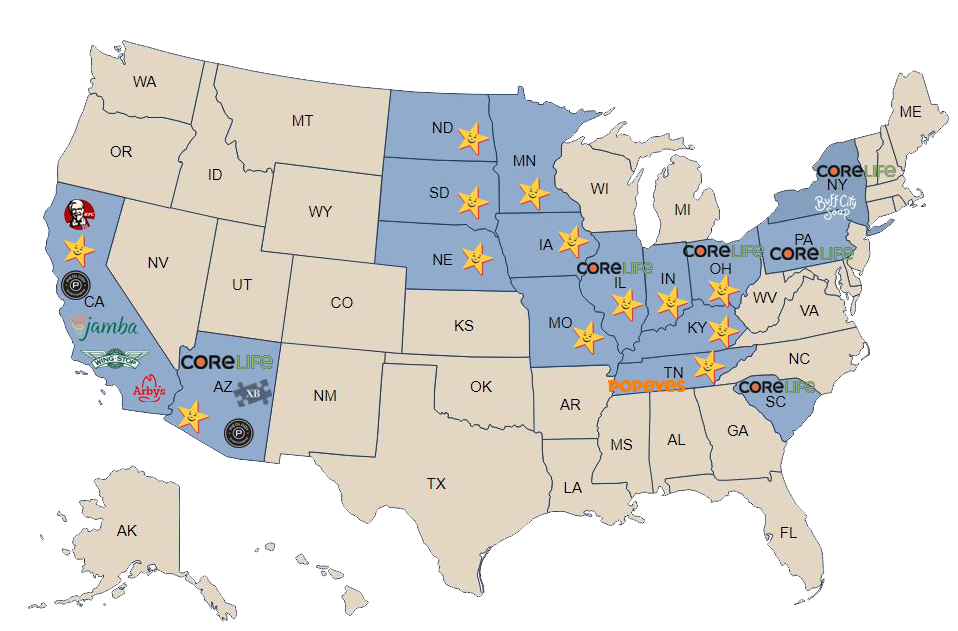
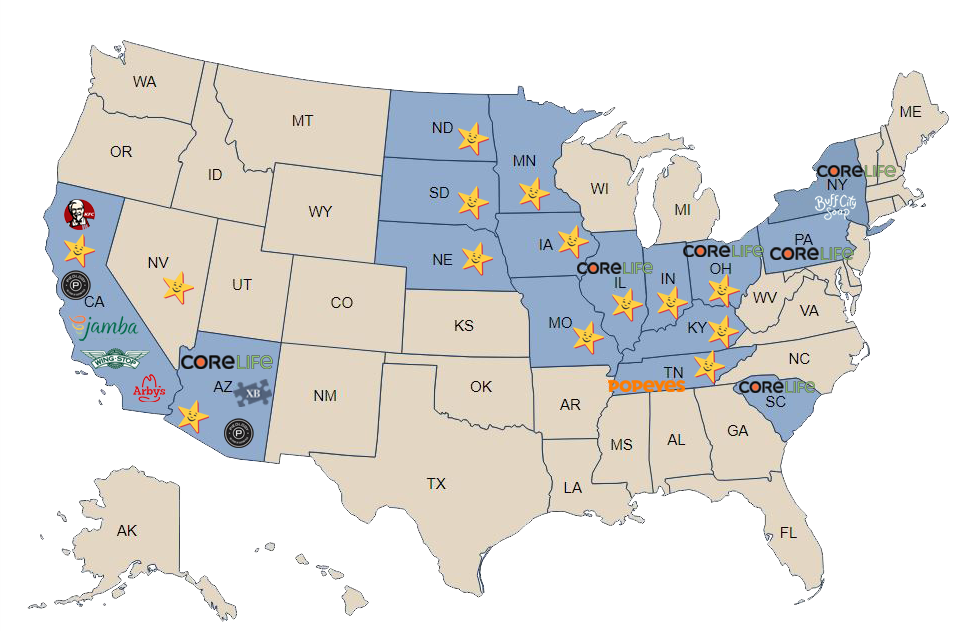
Layered file, before and after one edit (958x631). Changes by layer:
added layer "Layer 32" above "Layer 4" over <box>163,271,194,305</box>
